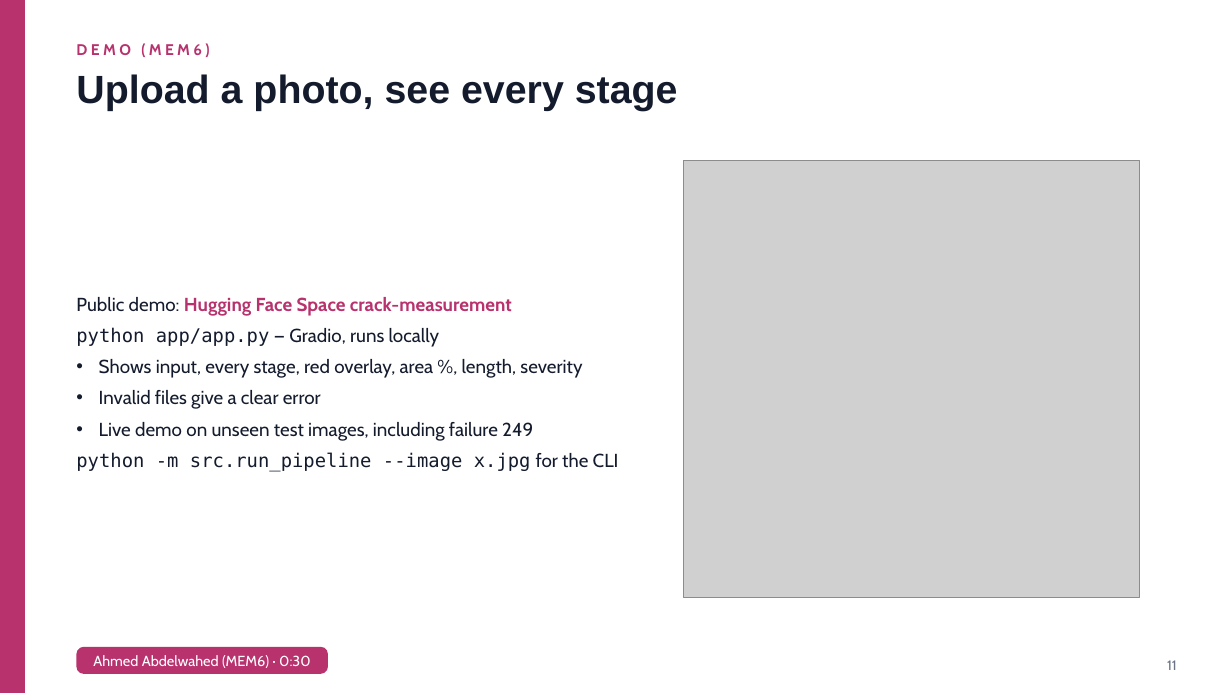
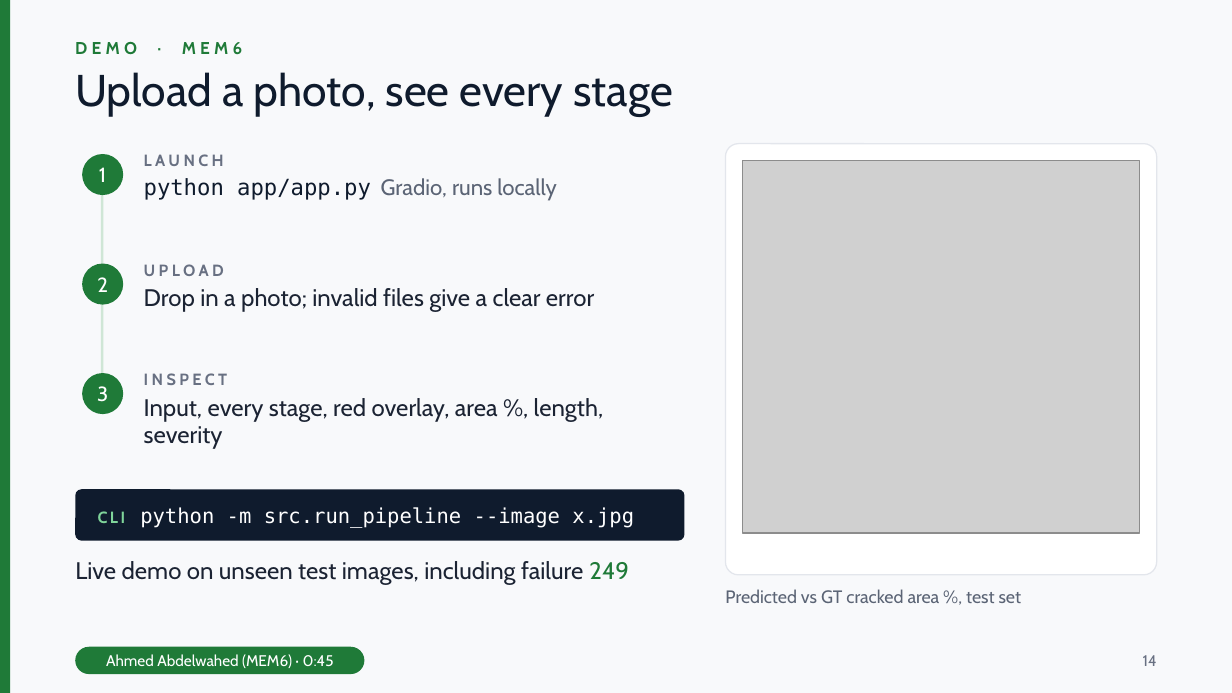
Before and after one commit to marwan19-saber/cse281-crack-segmentation, a slide deck: slide 14 of report/presentation.pptx (slide 11 before the commit). Drawn at 1232x693 pixels with LibreOffice and Linux fonts; fonts in the diff are those of the drawing; grey boxes stand for pictures. Boxes give left, top, right and bottom in pixels: in the first picture for what was removed or moved away, otherwise in the second. Text is boxed around its words. In the diff, an @@ line names an element or a change of style, - is before the commit and + after.

```diff
--- a/report/presentation.pptx
+++ b/report/presentation.pptx
@@ background #FFFFFF to #F8F9FB @@
@@ rectangle: place and size @@
-rectangle at bbox=[0, 0, 25, 692]
+rectangle at bbox=[0, 0, 10, 692]
@@ rectangle at bbox=[0, 0, 10, 692]: fill #B8326E to #1F7A38; outline #B8326E 1 pt to none @@
@@ text at bbox=[75, 42, 242, 55]: text changed; size 9 to 10 pt; text colour #B8326E to #1F7A38 @@
-DEMO (MEM6)
+DEMO · MEM6
@@ text "DEMO · MEM6" at bbox=[75, 42, 242, 55]: vertical alignment middle to top @@
@@ title "Upload a photo, see every ..." at bbox=[75, 72, 673, 116]: size 23 to 26 pt, font Arial to Cabin, text colour #131B2D to #0F1B2D, bold off @@
@@ rounded rectangle added at bbox=[726, 144, 1157, 575], fill #FFFFFF, outline #E3E6EC 0.75 pt @@
@@ ellipse added at bbox=[83, 154, 123, 195], fill #1F7A38, 12 pt, text #FFFFFF @@
+1
@@ rectangle added at bbox=[101, 177, 103, 389], fill #CFE6D6 @@
@@ text added at bbox=[144, 154, 557, 201], 13 pt, text #5B6475 @@
+LAUNCH
+python app/app.py Gradio, runs locally
@@ picture: place and size @@
-picture at bbox=[684, 160, 1140, 598]
+picture at bbox=[743, 161, 1140, 533]
@@ ellipse added at bbox=[83, 264, 123, 304], fill #1F7A38, 12 pt, text #FFFFFF @@
+2
@@ text added at bbox=[144, 264, 594, 312], 14 pt, text #1B2333 @@
+UPLOAD
+Drop in a photo; invalid files give a clear error
@@ text removed at bbox=[76, 297, 619, 472] @@
-• Public demo: Hugging Face Space crack-measurement
-• python app/app.py — Gradio, runs locally
-• Shows input, every stage, red overlay, area %, length, severity
-• Invalid files give a clear error
-• Live demo on unseen test images, including failure 249
-• python -m src.run_pipeline --image x.jpg for the CLI
@@ ellipse added at bbox=[83, 373, 123, 414], fill #1F7A38, 12 pt, text #FFFFFF @@
+3
@@ text added at bbox=[144, 373, 603, 449], 14 pt, text #1B2333 @@
+INSPECT
+Input, every stage, red overlay, area %, length, severity
@@ rounded rectangle added at bbox=[75, 489, 684, 541], fill #0F1B2D, 12 pt, text #FFFFFF @@
+CLI python -m src.run_pipeline --image x.jpg
@@ text added at bbox=[75, 561, 629, 585], 14 pt, text #1B2333 @@
+Live demo on unseen test images, including failure 249
@@ text added at bbox=[725, 589, 1022, 603], 10.5 pt, text #5B6475 @@
+Predicted vs GT cracked area %, test set
@@ rounded rectangle "Ahmed Abdelwahed (MEM6) · 0:45": place and size @@
-rounded rectangle "Ahmed Abdelwahed (MEM6) · 0:45" at bbox=[76, 647, 328, 674]
+rounded rectangle "Ahmed Abdelwahed (MEM6) · 0:45" at bbox=[75, 647, 365, 674]
@@ rounded rectangle "Ahmed Abdelwahed (MEM6) · 0:45" at bbox=[75, 647, 365, 674]: fill #B8326E to #1F7A38; proportions changed @@
@@ text in rounded rectangle at bbox=[106, 654, 334, 668]: text changed; size 8.5 to 9 pt @@
-Ahmed Abdelwahed (MEM6) · 0:30
+Ahmed Abdelwahed (MEM6) · 0:45
@@ page number added at bbox=[1143, 655, 1157, 666], 9 pt, text #687082 @@
+14
@@ page number removed at bbox=[1167, 660, 1177, 670] @@
-11
```
Also in this commit, not shown: 12 other slides changed, 4 slides added.
